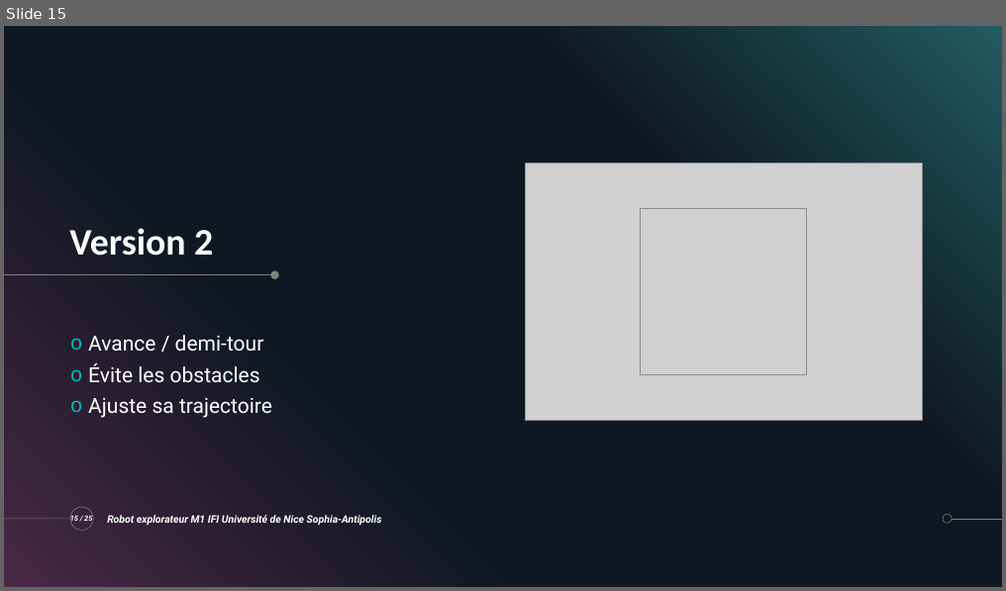
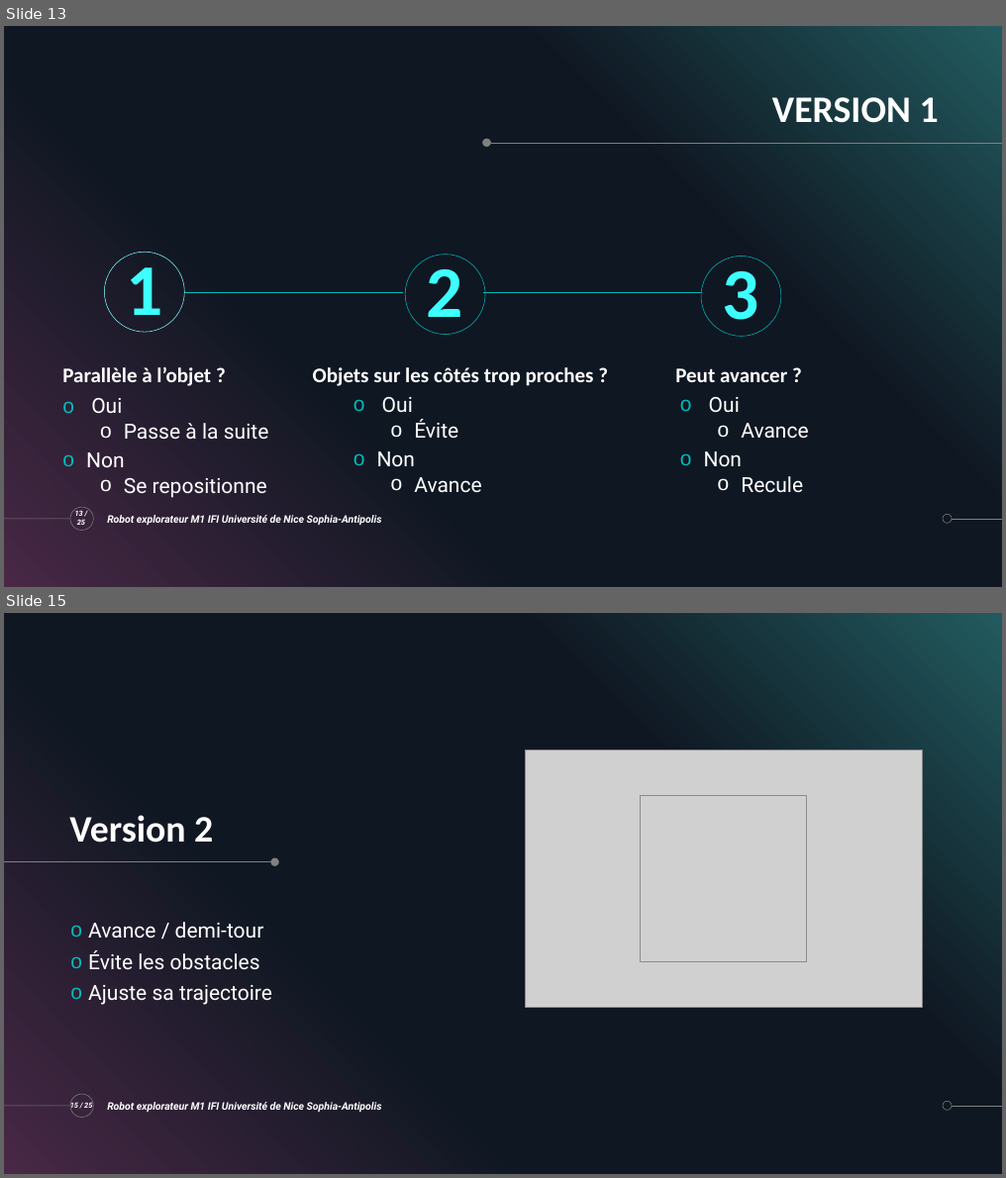
Before and after one commit to ChloeMaccarinelli/TER_M1_S2, a slide deck: doc/Diapo_LOTFI_MACCARINELLI_MARION.pptx. Shown one above the other, each under a label of ours: slide 15 before the commit, slides 13 and 15 after it; the slides between them are not shown. The pictures are 1006x591 and 1006x1178 pixels, drawn with LibreOffice and Linux fonts; fonts in the diff are those of the drawing; grey boxes stand for pictures; background and template pictures are left out. Boxes give left, top, right and bottom in pixels: in the first picture for what was removed or moved away, otherwise in the second. Text is boxed around its words. In the diff, an @@ line names an element or a change of style, - is before the commit and + after.

```diff
--- a/doc/Diapo_LOTFI_MACCARINELLI_MARION.pptx
+++ b/doc/Diapo_LOTFI_MACCARINELLI_MARION.pptx
@@ slide 13 added at [4,26,1002,587], background #000000; not listed: 5 template elements that a slide beside it also shows @@
@@ title added at [772,97,939,123], 36 pt, text #FFFFFF, bold @@
+VERSION 1
@@ ellipse added at [482,138,491,147], fill #808080 @@
@@ line added from (1002, 143) to (489, 143), #808080 0.5 pt @@
@@ text added at [104,252,184,332], outline #7EFFFF 0.5 pt, 70 pt, text #3DFFFF, bold @@
+1
@@ ellipse added at [405,255,485,335], outline #00BBBB 0.5 pt, 70 pt, text #3DFFFF, bold @@
+2
@@ text added at [701,257,781,337], outline #00BBBB 0.5 pt, 70 pt, text #3DFFFF, bold @@
+3
@@ line added from (184, 292) to (403, 292), #00BBBB 0.5 pt @@
@@ line added from (483, 292) to (701, 292), #00BBBB 0.5 pt @@
@@ text added at [62,368,211,386], 20 pt, text #FFFFFF, bold @@
+Parallèle à l’objet ?
@@ text added at [313,368,594,386], 20 pt, text #FFFFFF, bold @@
+Objets sur les côtés trop proches ?
@@ text added at [675,369,787,382], 20 pt, text #FFFFFF, bold @@
+Peut avancer ?
@@ text added at [86,398,269,498], 20 pt, text #FFFFFF @@
+o Oui
+  o Passe à la suite
+o Non
+  o Se repositionne
@@ text added at [377,397,481,493], 20 pt, text #FFFFFF @@
+o Oui
+  o Évite
+o Non
+  o Avance
@@ text added at [704,397,808,493], 20 pt, text #FFFFFF @@
+o Oui
+  o Avance
+o Non
+  o Recule
@@ page number added at [75,510,85,525], 7 pt, text #FFFFFF, bold, italic @@
+13 / 25
@@ text added at [107,515,382,525], 10 pt, text #FFFFFF, bold, italic @@
+Robot explorateur M1 IFI Université de Nice Sophia-Antipolis
```
Also in this commit, not shown: 20 slides changed, 1 slide removed.
